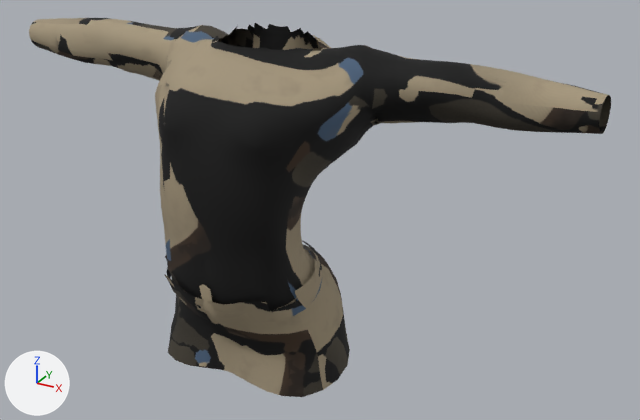
What one commit did to the glTF model cliente-godot/assets_v3/personagens/rp_aldeao_tunica_m.glb.
One viewpoint serves both versions: a 50 mm camera at (0.974, -1.492, 1.924) aimed at (0.127, 0.048, 1.154). Arrows for +X, +Y and +Z are at lower left; the lights stay in place. The picture after the commit comes second. Vertices at exactly the same position are counted once.

The first picture shows 'tunica'.
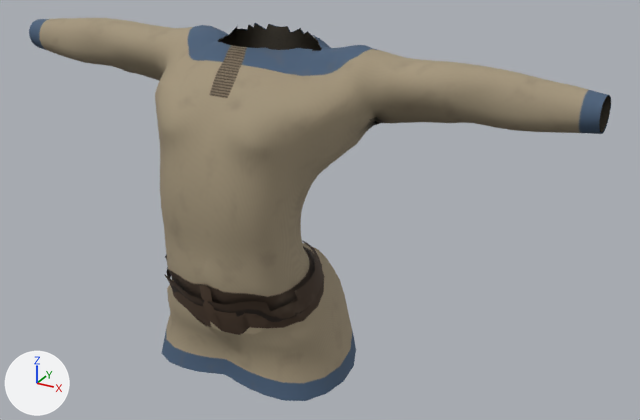
The edits, one by one:
me_tunica is used by ob_tunica; location (0.0, 0.0, 0.0).
me_tunica had 2659 vertices, 5010 faces and spanned x -0.687..0.687, y -0.212..0.169, z 0.795..1.532.
me_tunica now has 3329 vertices, 6068 faces and spans x -0.687..0.687, y -0.212..0.176, z 0.793..1.532.
me_tunica part 1: a new loose piece of 322 vertices spanning x -0.24..0.24, y -0.091..0.167, z 1.41..1.532, in mat_tunica (picture img_image_0).
me_tunica part 2: a new loose piece of 66 vertices spanning x 0.619..0.687, y 0.055..0.137, z 1.403..1.481, in mat_tunica (picture img_image_0).
me_tunica part 3: 201 vertices moved from x -0.219..0.219, y -0.188..0.159, z 0.795..1.041 to x -0.233..0.233, y -0.198..0.176, z 0.794..1.041; 4 vertices removed from x -0.116..0.141, y 0.064..0.095, z 1.008..1.028; 220 vertices added at x -0.23..0.23, y -0.195..0.173, z 0.793..1.058.
me_tunica part 4: 4982 kept faces spanning x -0.687..0.687, y -0.212..0.176, z 0.794..1.532 get new texture (UV) coordinates.
Other edits to the shape of me_tunica do not show in these pictures.

Pixel boxes [x1, y1, x2, y2] of what changed, in the pictures (640 x 420 px):
'tunica', reshaped: before [29, 18, 611, 397]; after [29, 18, 611, 401]
part 1 of me_tunica, added: after [218, 24, 322, 51]
part 2 of me_tunica, added: after [599, 96, 611, 132]
part 3 of me_tunica, built on: before [168, 244, 350, 397]; after [162, 243, 356, 401]
part 4 of me_tunica, surface changed (black to brown): [29, 18, 611, 397] in both
